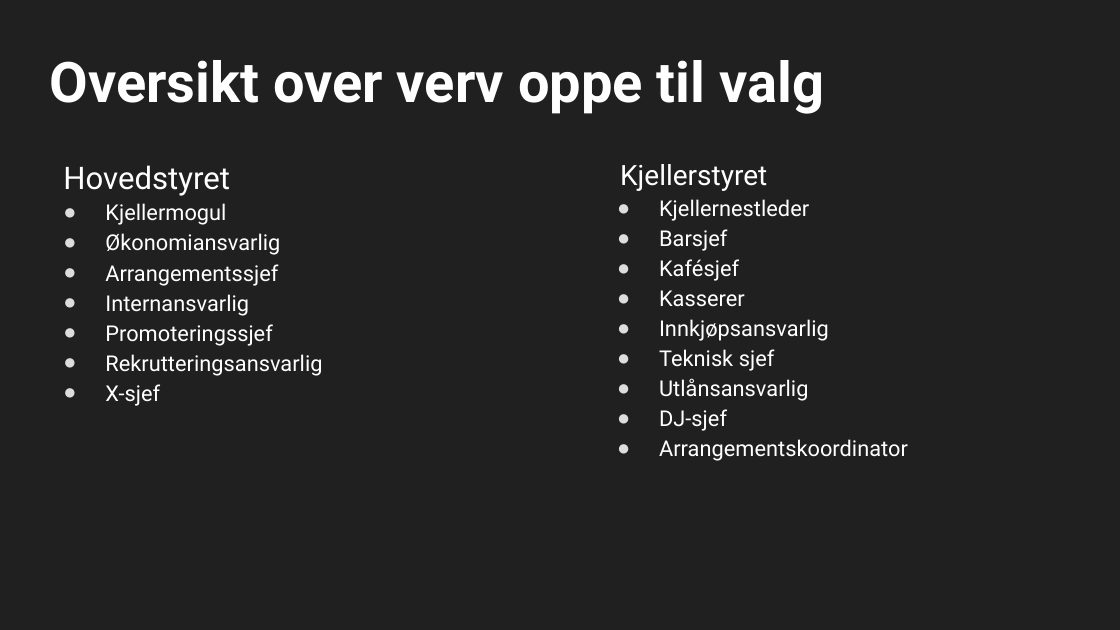
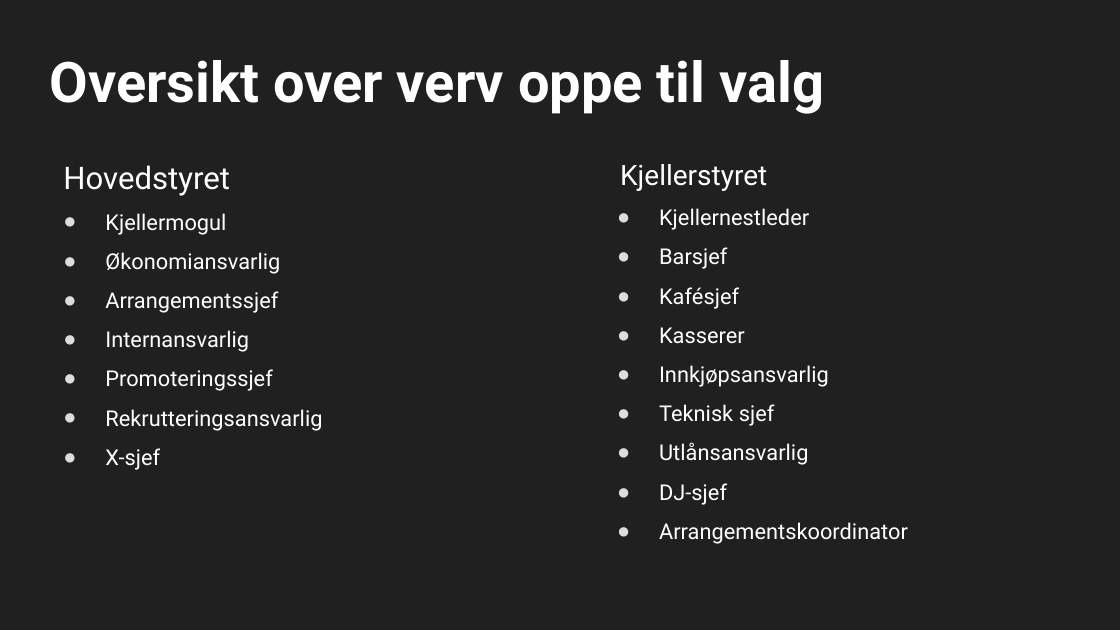
Before and after one commit to cybernetisk/docs, a slide deck: slide 15 of generalforsamling/22H/Generalforsamling H2022.pptx. Drawn at 1120x630 pixels with LibreOffice and Linux fonts; fonts in the diff are those of the drawing; background and template pictures are left out. Boxes give left, top, right and bottom in pixels: in the first picture for what was removed or moved away, otherwise in the second. Text is boxed around its words. In the diff, an @@ line names an element or a change of style, - is before the commit and + after.

```diff
--- a/generalforsamling/22H/Generalforsamling H2022.pptx
+++ b/generalforsamling/22H/Generalforsamling H2022.pptx
@@ text at (x1=659, y1=208, x2=908, y2=544): line spacing 1.15 to 1.5 @@
@@ text at (x1=105, y1=213, x2=322, y2=470): line spacing 1.15 to 1.5 @@
```
Also in this commit, not shown: 2 other slides changed.
